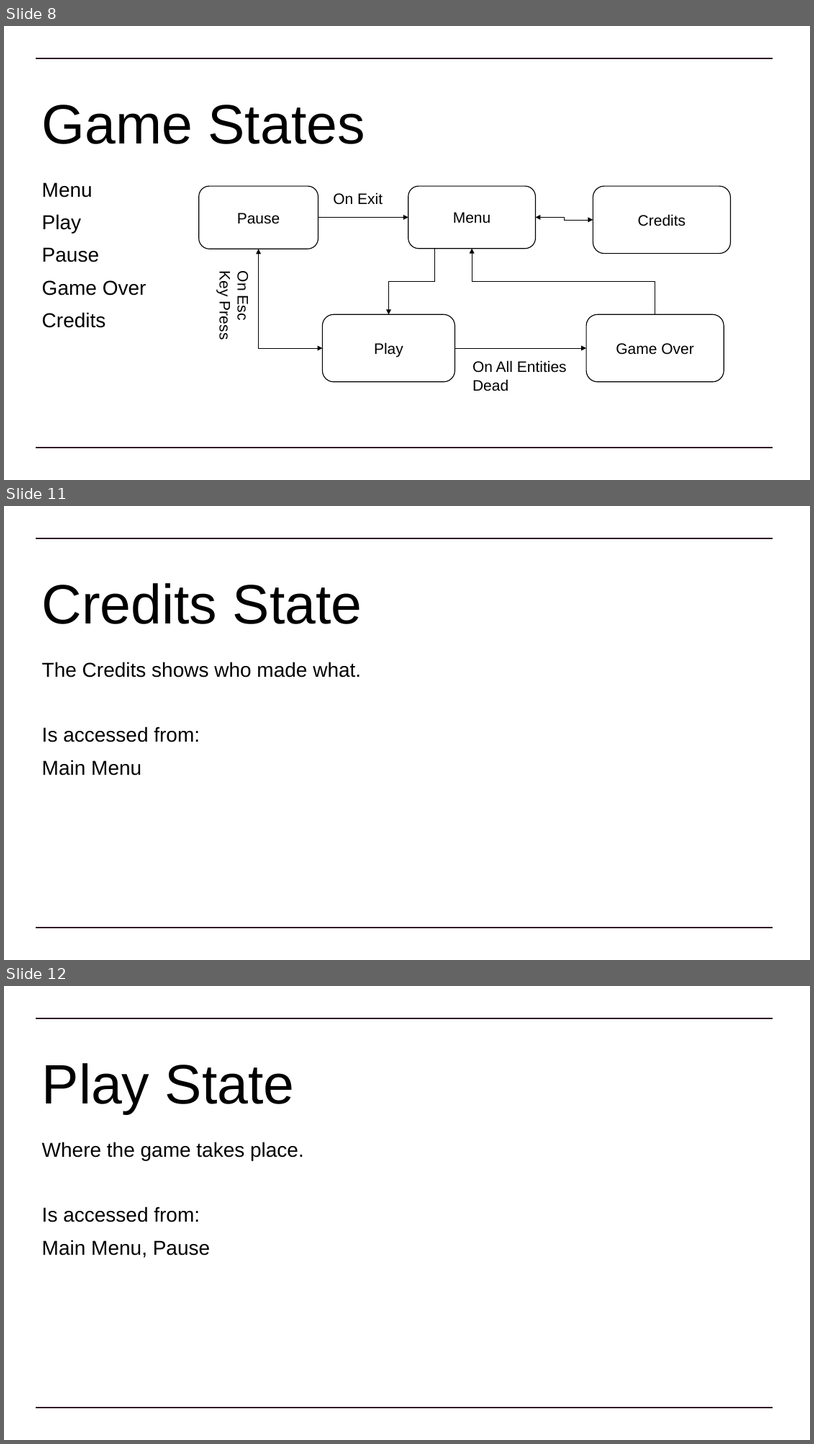
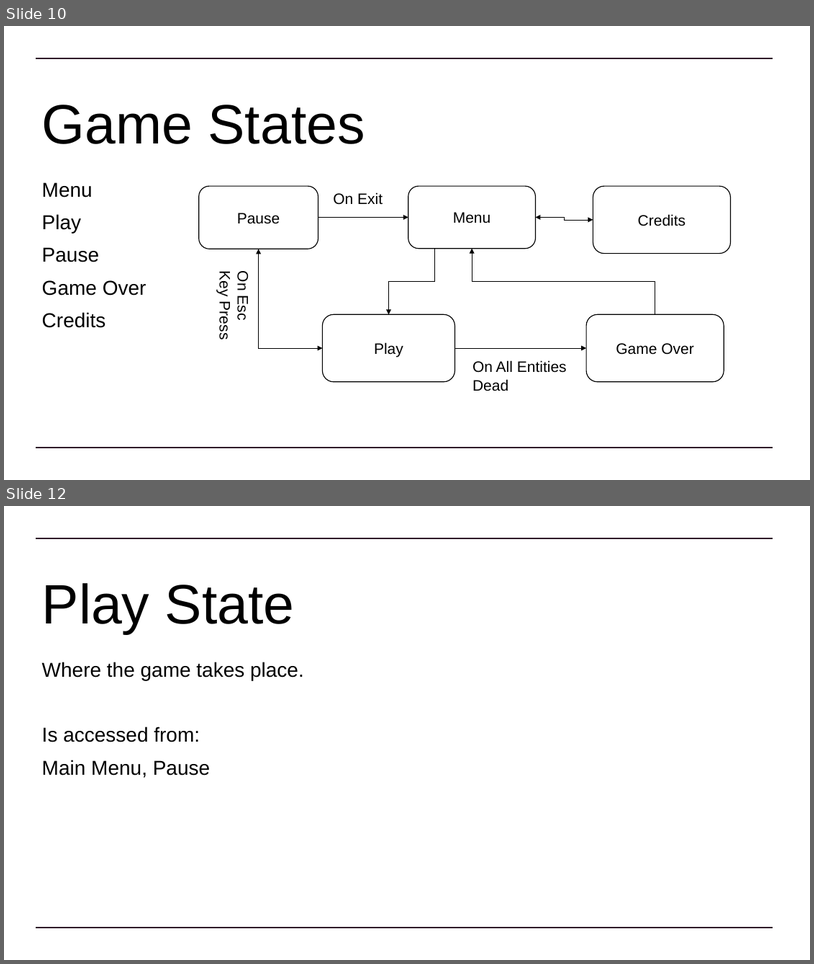
Before and after one commit to Dinoboy173/GameAI, a slide deck: Assessment/SofiWesson TDD.pptx. Shown one above the other, each under a label of ours: slides 8, 11 and 12 before the commit, slides 10 and 12 after it; the slides between them are not shown. The pictures are 814x1444 and 814x964 pixels, drawn with LibreOffice and Linux fonts; fonts in the diff are those of the drawing. Boxes give left, top, right and bottom in pixels: in the first picture for what was removed or moved away, otherwise in the second. Text is boxed around its words. In the diff, an @@ line names an element or a change of style, - is before the commit and + after.

```diff
--- a/Assessment/SofiWesson TDD.pptx
+++ b/Assessment/SofiWesson TDD.pptx
@@ slide 11 removed at <box>4,506,810,960</box>, background #FFFFFF; not listed: 2 template elements that a slide beside it also shows @@
@@ title removed at <box>42,583,363,624</box> @@
-Credits State
@@ subtitle removed at <box>42,662,361,775</box> @@
-The Credits shows who made what.
-Is accessed from:
-Main Menu
@@ what was slide 8 is now slide 10 @@
```
Also in this commit, not shown: 8 slides changed, 3 slides added, 5 other slides removed, 7 other files.
